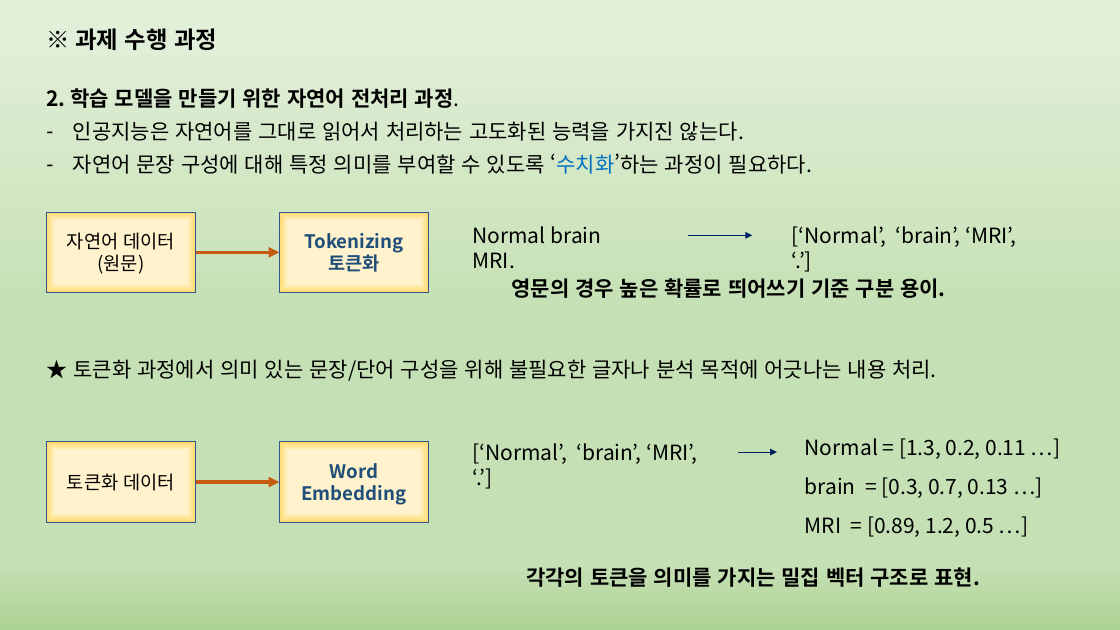
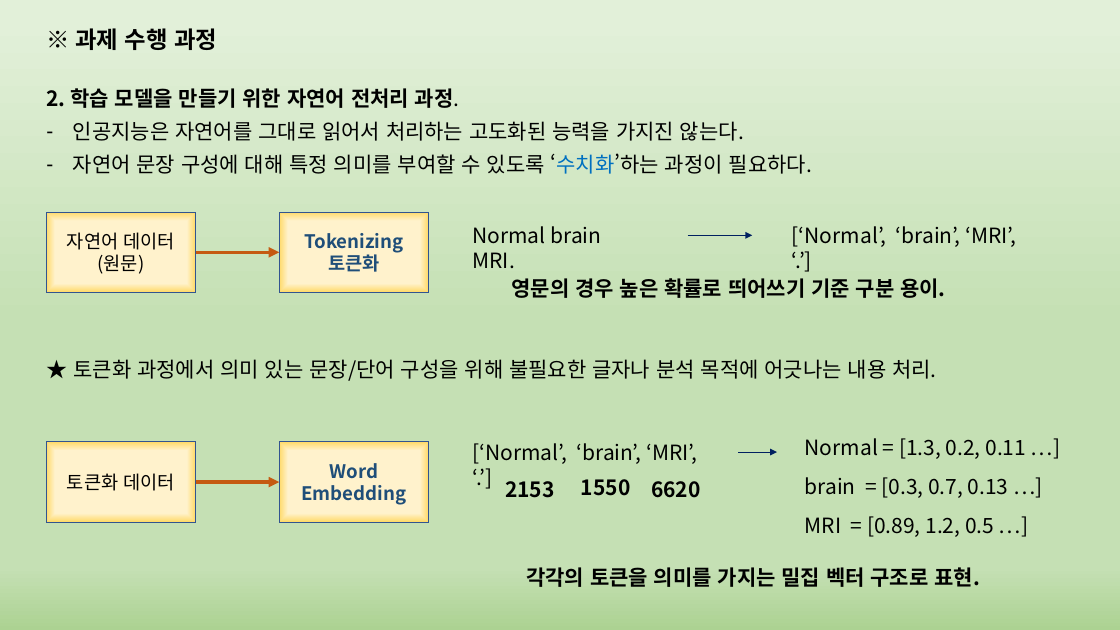
Before and after one commit to phantom0119/K-ium, a slide deck: slide 4 of 정리.pptx. Drawn at 1120x630 pixels with LibreOffice and Linux fonts; fonts in the diff are those of the drawing. Boxes give left, top, right and bottom in pixels: in the first picture for what was removed or moved away, otherwise in the second. Text is boxed around its words. In the diff, an @@ line names an element or a change of style, - is before the commit and + after.

```diff
--- a/정리.pptx
+++ b/정리.pptx
@@ text added at box(581, 479, 631, 496), 18 pt, text #000000, bold @@
+1550
@@ text added at box(505, 481, 555, 498), 18 pt, text #000000, bold @@
+2153
@@ text added at box(651, 481, 701, 498), 18 pt, text #000000, bold @@
+6620
```
Also in this commit, not shown: 5 other slides changed.
